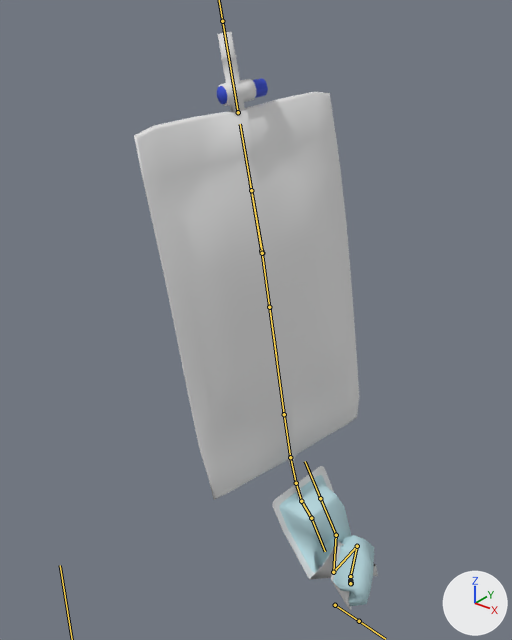
One commit to the FBX model care-up/Assets/Resources/Models/catheter_with_bag2.fbx: the scene before it, then after it.
Before and after are seen from a 50 mm camera at (0.22, -0.579, 0.459) aimed at (-0.092, -0.189, 0.217). Every picture has the same lights, and +X, +Y and +Z are marked at lower right. Both versions are drawn at frame 305 of the action 'catArm|c0530_L_Lib.001'; the numbers are the values there. The bones that bend it are drawn over the model as lines.

In view in the first picture: 'catCover', 'catOuter', 'catheter_bag'.
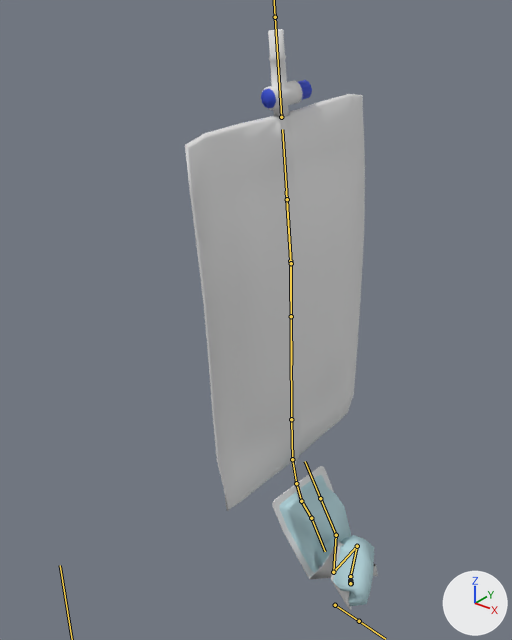
Pixel boxes (x1, y1, x2, y2) of what changed, in the pictures (512 x 640 px):
'catheter_bag', posed (20% narrower)
    before: (134, 32, 359, 500)
    after: (185, 29, 365, 511)
bone 'b_tube1', root to tip
    before: (296, 483) to (290, 457)
    after: (296, 483) to (292, 459)

The edits, one by one:
Bone 'b_tube0.001' (bone_b_tube0_001) turns from (11, 0, -10) to (15, 5, -8) degrees about its own x, y and z.
Bone 'b_tube1' (bone_b_tube1) turns from (2, 0, -3) to (6, 6, -2) degrees about its own x, y and z.
